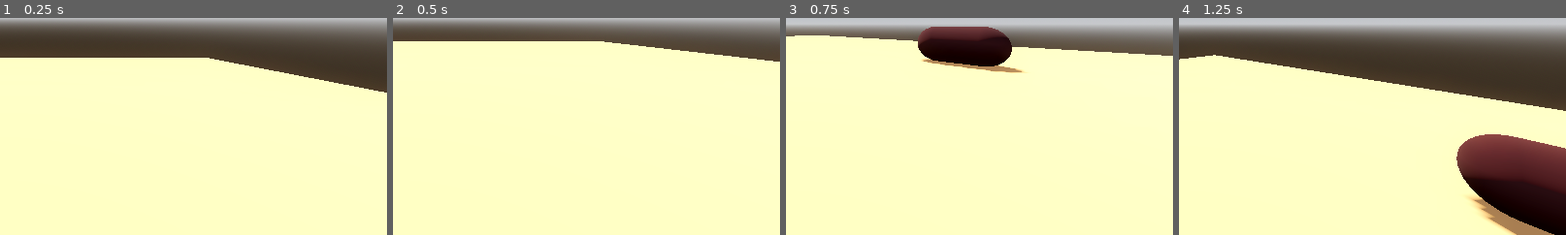
Above: before the commit, frames 1-4 (left to right).
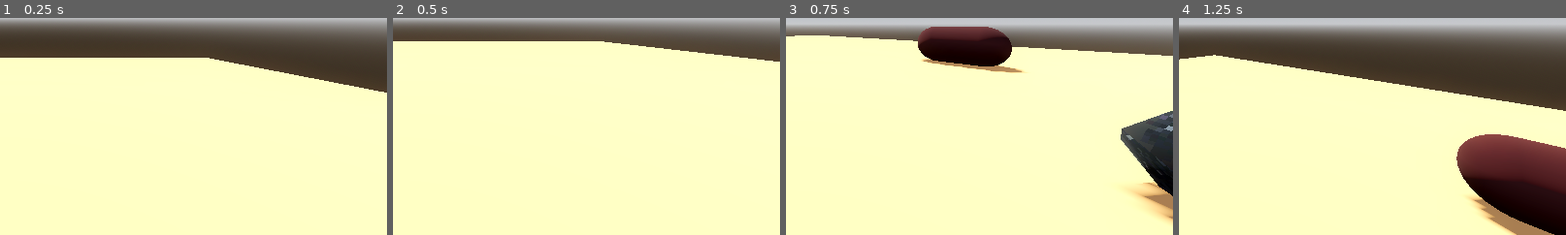
Above: after the commit, the same moments.

Repository: lungcollapser/record
Game: Godot game, scene res://scenes/world.tscn
The game is run twice, just before and just after one commit, with the same random seed, the same clock (stepped at 60 frames per second) and the same inputs.
Inputs (mouse positions are % of the whole screen's width and height, from its top left):
- Up to frame 1 (0.25 s): no input
- Up to frame 2 (0.5 s): no input
- Up to frame 3 (0.75 s): tap Enter (ui_accept) at 0.5 s; move the mouse to (55, 50) at 0.52 s; hold W (forward) from 0.53 s (still down); hold Ctrl (crouch) from 0.53 s (still down)
- Up to frame 4 (1.25 s): keep holding W (forward); keep holding Ctrl (crouch); tap Enter (ui_accept) at 0.77 s
The pictures show only the part of the screen within x 50-100%, y 50-100%; the shares and areas given below are measured in that part.

Frames 1-2 are identical in both runs. In frame 3, 4.5% of the frame differs, in the area x 86-100%, y 42-96%; in frame 4, nothing differs.

Commit message:
center of ass

Diff:
--- a/scenes/world.tscn
+++ b/scenes/world.tscn
@@ -69,7 +69,7 @@
 [node name="blackgarbagebody" type="RigidBody3D" parent="."]
 transform = Transform3D(1, 0, 0, 0, -1, 8.74228e-08, 0, -8.74228e-08, -1, 2.47302, 1.71268, 0)
 center_of_mass_mode = 1
-center_of_mass = Vector3(0.02, 0, 0)
+center_of_mass = Vector3(0, 0, 0.1)
 
 [node name="blackgarbagescene" parent="blackgarbagebody" instance=ExtResource("4_xpk5t")]
 
